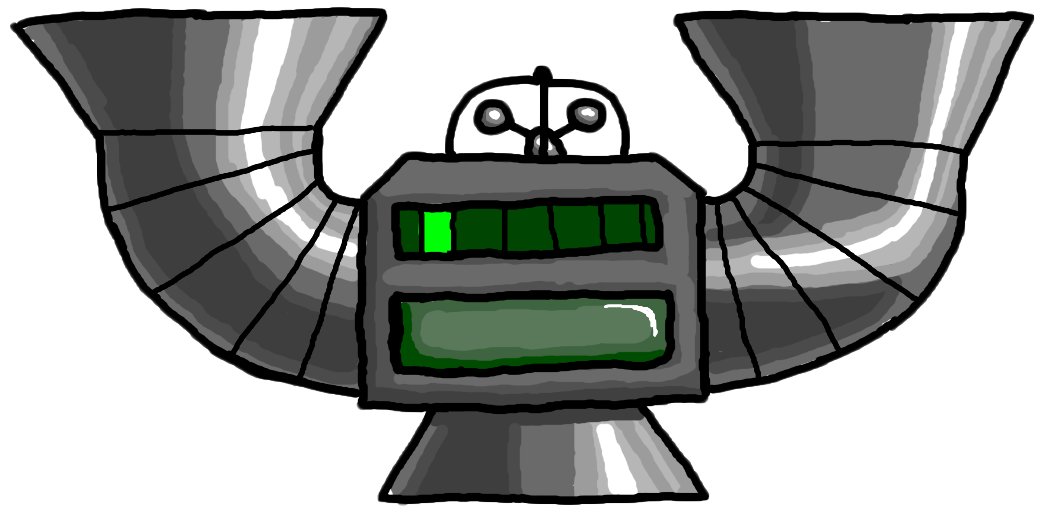
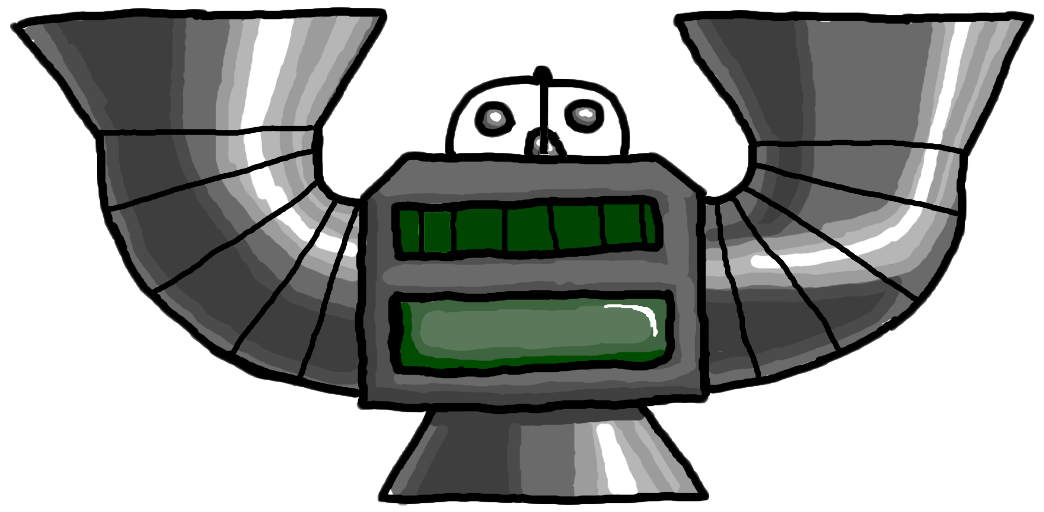
Layer changes from the first (1044, 512) image to the second:
painted on "Layer 1" over [424, 97, 607, 253]
added layer "Layer 9" above "Layer 12" over [472, 98, 522, 138]
added layer "Layer 11" above "Layer 13" over [512, 124, 570, 158]
added layer "Layer 10" above "Background" over [559, 97, 607, 139]
